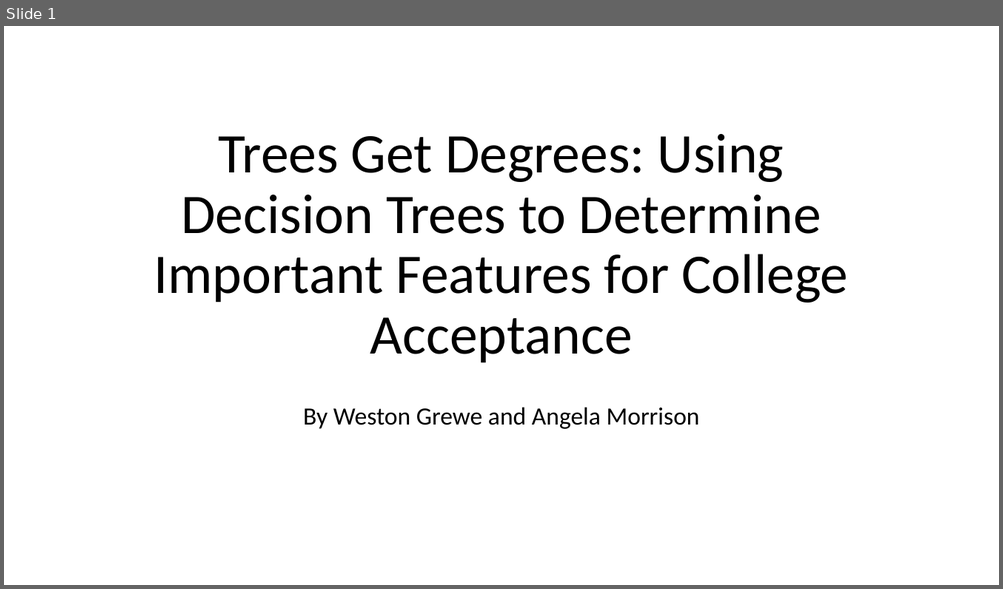
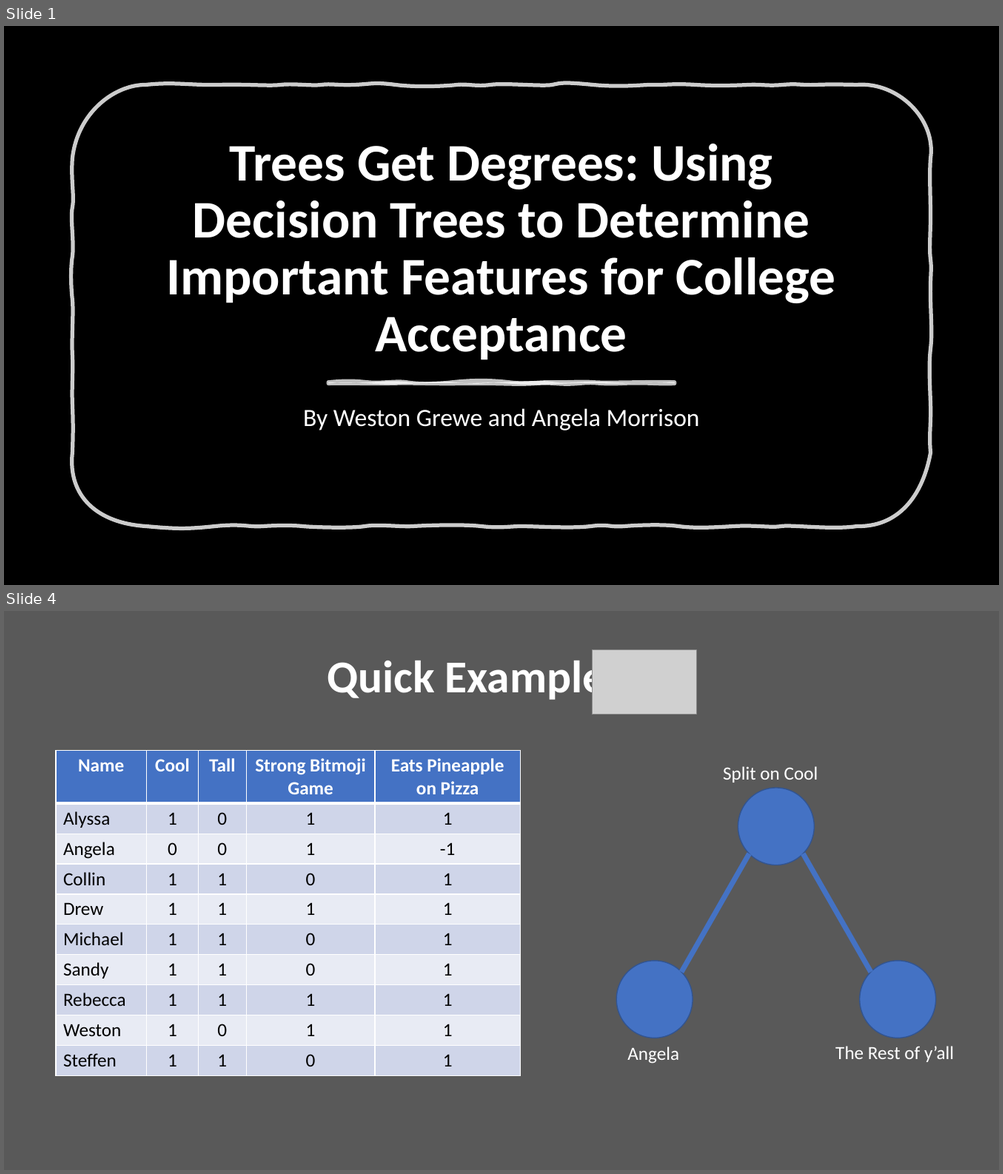
Before and after one commit to DillWithIt77/D2P-Spring-2021, a slide deck: Trees Get Degrees.pptx. Shown one above the other, each under a label of ours: slide 1 before the commit, slides 1 and 4 after it; the slides between them are not shown. The pictures are 1003x589 and 1003x1174 pixels, drawn with LibreOffice and Linux fonts; fonts in the diff are those of the drawing; grey boxes stand for pictures; background and template pictures are left out. Boxes give left, top, right and bottom in pixels: in the first picture for what was removed or moved away, otherwise in the second. Text is boxed around its words. In the diff, an @@ line names an element or a change of style, - is before the commit and + after.

```diff
--- a/Trees Get Degrees.pptx
+++ b/Trees Get Degrees.pptx
@@ slide 4 added at [4, 611, 999, 1170], background #595959 @@
@@ title added at [327, 655, 606, 703], 44 pt, text #FFFFFF, bold @@
+Quick Example
@@ picture added at [592, 649, 697, 715] @@
@@ table added at [56, 751, 520, 1075], 10 rows, 5 columns @@
+Name | Cool | Tall | Strong Bitmoji Game | Eats Pineapple on Pizza
+Alyssa | 1 | 0 | 1 | 1
+Angela | 0 | 0 | 1 | -1
+Collin | 1 | 1 | 0 | 1
+Drew | 1 | 1 | 1 | 1
+Michael | 1 | 1 | 0 | 1
+Sandy | 1 | 1 | 0 | 1
+Rebecca | 1 | 1 | 1 | 1
+Weston | 1 | 0 | 1 | 1
+Steffen | 1 | 1 | 0 | 1
@@ text added at [723, 766, 818, 783], 18 pt, text #FFFFFF @@
+Split on Cool
@@ ellipse added at [738, 788, 814, 866], fill #4472C4, outline #325491 1 pt @@
@@ line added from (749, 854) to (681, 972), #4472C4 5 pt @@
@@ line added from (803, 854) to (871, 972), #4472C4 5 pt @@
@@ ellipse added at [617, 961, 693, 1039], fill #4472C4, outline #325491 1 pt @@
@@ ellipse added at [859, 961, 936, 1039], fill #4472C4, outline #325491 1 pt @@
@@ text added at [627, 1047, 679, 1064], 18 pt, text #FFFFFF @@
+Angela
@@ text added at [835, 1046, 953, 1062], 18 pt, text #FFFFFF @@
+The Rest of y’all
@@ slide 1 changed as well @@
@@ background #FFFFFF to picture (left out) @@
@@ freeform shape added at [73, 85, 930, 527], outline #FFFFFF 3.75 pt @@
@@ title "Trees Get Degrees: Using Decision ...": place and size @@
-title "Trees Get Degrees: Using Decision ..." at [154, 134, 848, 363]
+title "Trees Get Degrees: Using Decision ..." at [166, 144, 836, 360]
@@ title "Trees Get Degrees: Using Decision ..." at [166, 144, 836, 360]: size 54 to 51 pt, text colour #000000 to #FFFFFF, bold on @@
@@ subtitle "By Weston Grewe and Angela ..." at [303, 409, 700, 431]: text colour #000000 to #FFFFFF @@
@@ freeform shape added at [329, 383, 674, 384], fill #FFFFFF at 75% opacity, outline #FFFFFF 3.5 pt @@
```
Also in this commit, not shown: 7 other slides changed.
